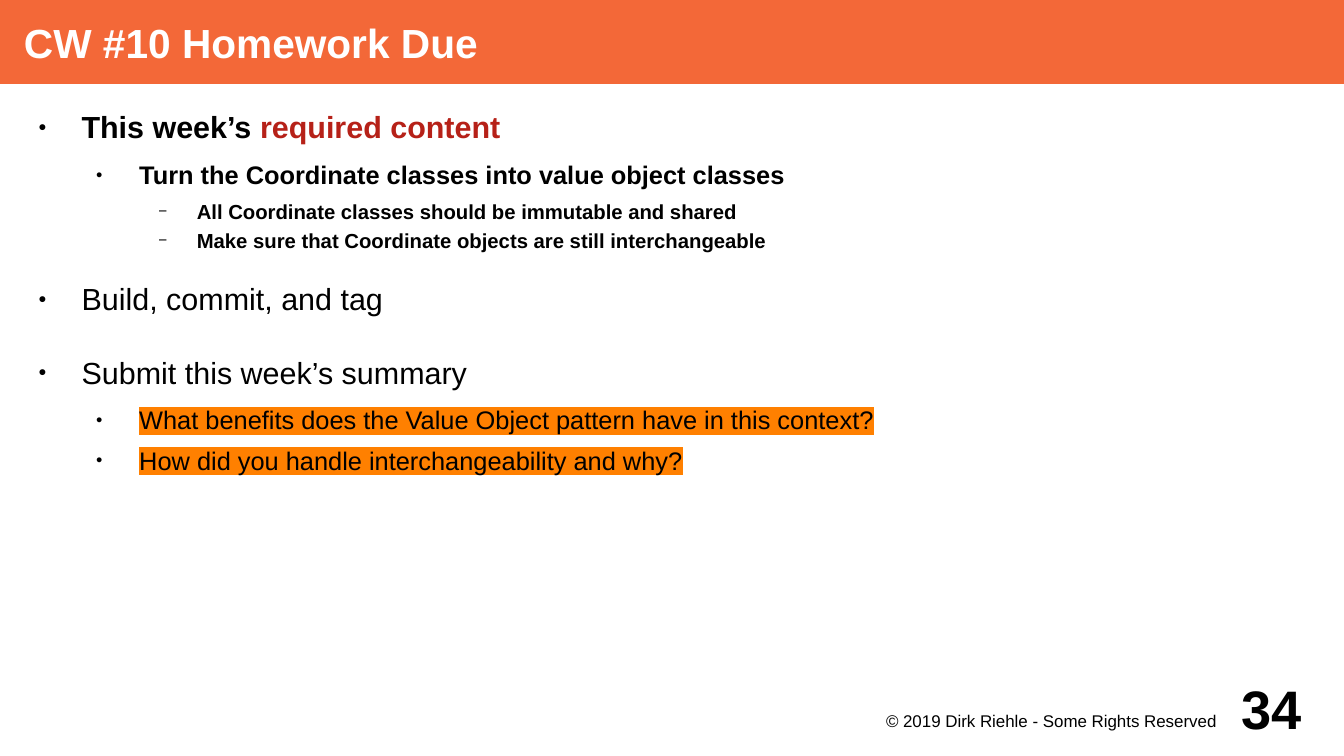
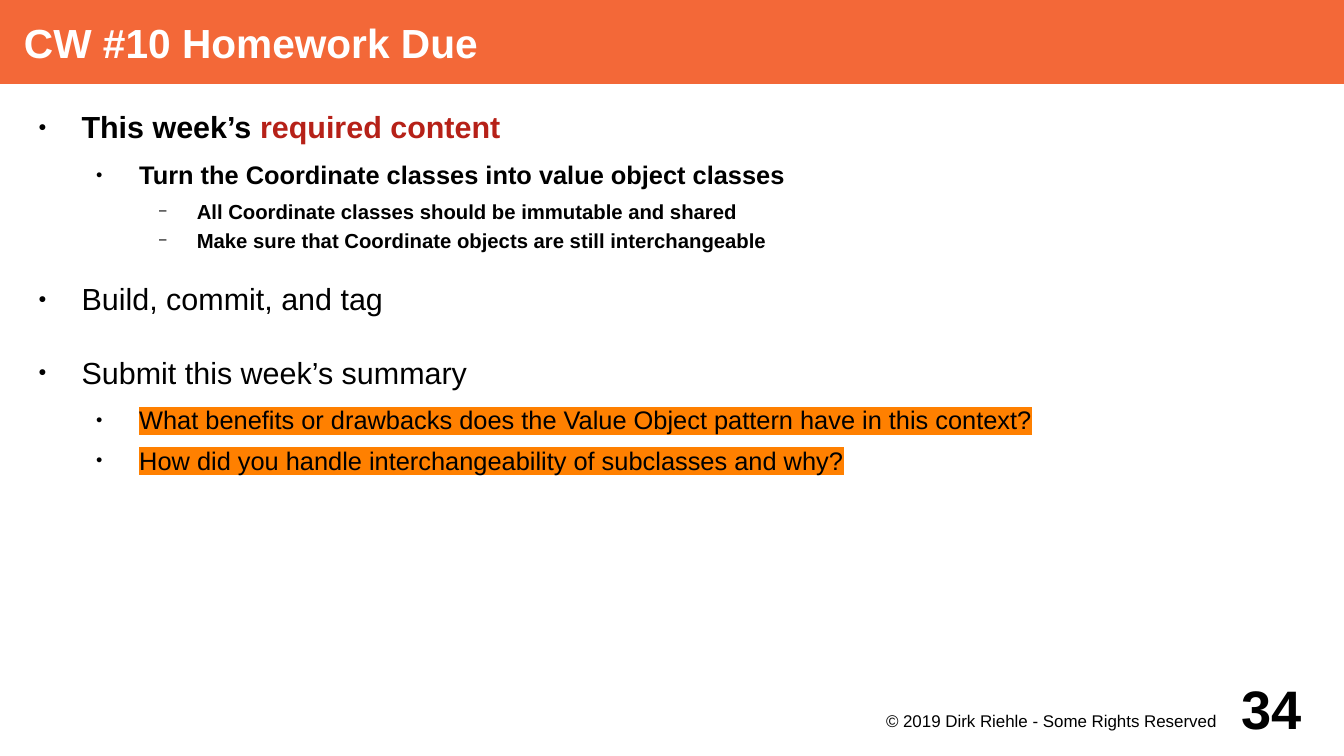
Before and after one commit to dirkriehle/adap-course, a slide deck: slide 34 of Lecture Slides/ADAP A02 - Course Schedule.odp. Drawn at 1344x756 pixels with LibreOffice and Linux fonts; fonts in the diff are those of the drawing. Boxes give left, top, right and bottom in pixels: in the first picture for what was removed or moved away, otherwise in the second. Text is boxed around its words. In the diff, an @@ line names an element or a change of style, - is before the commit and + after.

Commit message:
Rework additional homework questions

```diff
--- a/Lecture Slides/ADAP A02 - Course Schedule.odp
+++ b/Lecture Slides/ADAP A02 - Course Schedule.odp
@@ text at <box>139,410,1031,475</box>: text changed @@
-  ● What benefits does the Value Object pattern have in this context?
-  ● How did you handle interchangeability and why?
+  ● What benefits or drawbacks does the Value Object pattern have in this context?
+  ● How did you handle interchangeability of subclasses and why?
```
Also in this commit, not shown: 4 other slides changed.
